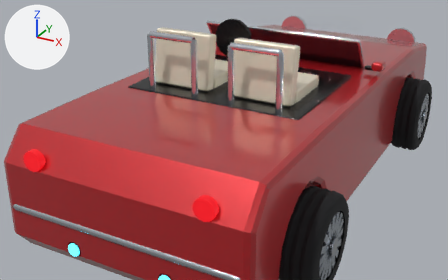
Before and after pictures for a commit that changed the glTF model public/models/sundown-roadster.glb.
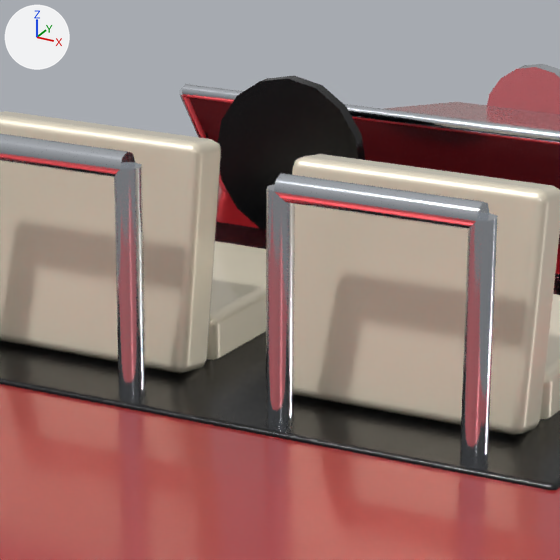
Old and new are each drawn from a 50 mm camera at (2.111, -4.587, 1.939) aimed at (-0.234, -0.323, -0.192) and again close up on the part from 36% to 67% of the width and 0% to 49% of the height. The axes (+X, +Y, +Z) are drawn at upper left. The lights are the same throughout. The first two pictures are the older version. Where no turn or scale is listed for an object, it has been applied to the vertices.

In view in the first close-up: 'Body', 'Cockpit', 'HoopPostIn', 'HoopPostIn.001', 'HoopPostOut.001', 'HoopTop.001', 'SeatBack', 'SeatBack.001', 'SeatBase', 'SteeringWheel', 'Windscreen', 'WindscreenTop' and 4 more.
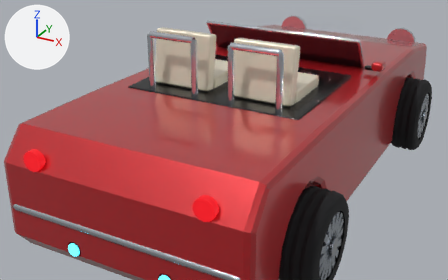
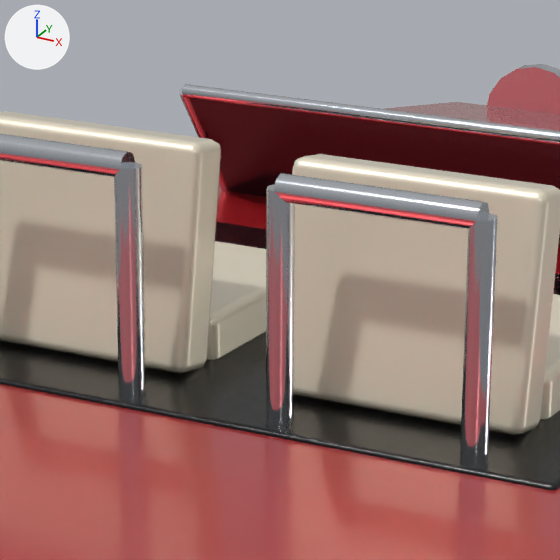
Diff of the bpy script that builds the scene:
```diff
--- a/public/models/sundown-roadster.glb.py
+++ b/public/models/sundown-roadster.glb.py
@@ ob_steeringwheel @@
-ob_steeringwheel = bpy.data.objects.new('SteeringWheel', me_mesh_18)
-ob_steeringwheel.location = (-0.33, 0.02, 0.6)
```

Changed parts and their boxes [x1, y1, x2, y2] in the close-ups (560 x 560 px):
'SteeringWheel', deleted (black)
    before: [217, 76, 365, 230]
